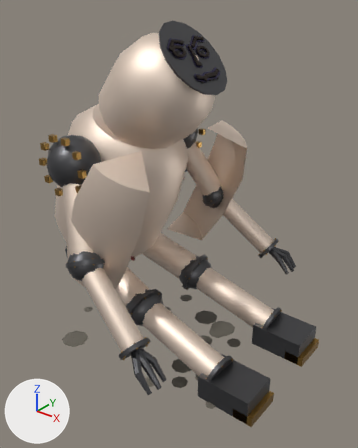
The glTF model LIMINAL V13/data/models/macchina_suit.glb, before and after one commit.
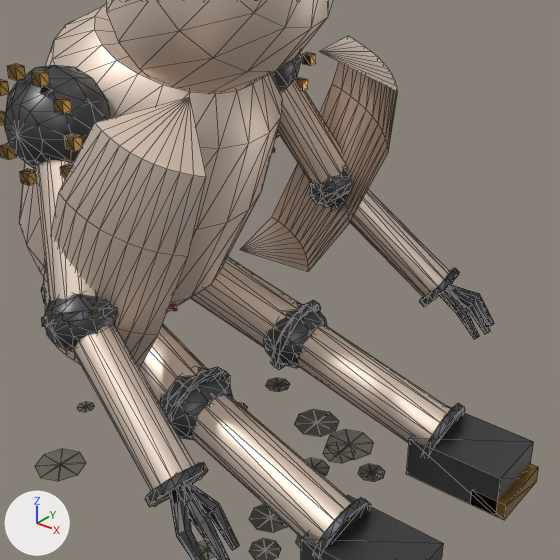
There are two pictures of each version: one whole from a 50 mm camera at (1.826, -1.447, 1.434) aimed at (0.682, -0.017, 0.547), one close up on the part from 12% to 92% of the width and 23% to 86% of the height. The lights are fixed; the arrows at lower left show +X, +Y and +Z. The older version's two pictures come first. The close-ups show mesh edges as thin lines. Vertices at exactly the same position are counted once.

Objects in the first close-up: 'teil0', 'teil10', 'teil14', 'teil5', 'teil6', 'teil7', 'teil8' and 2 more.
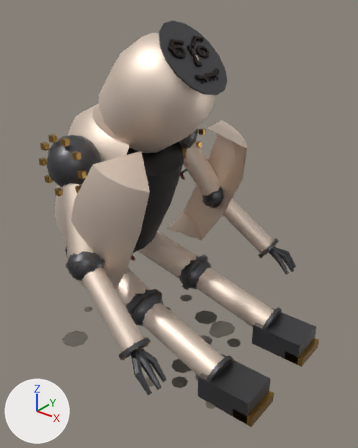
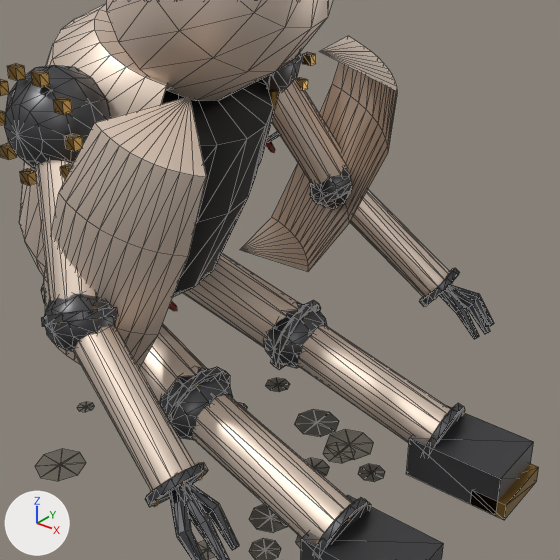
The change, as JSON lines over the scene's bpy script:
```json
{"block": "me_teil0", "where": "# used by ob_teil0; location = (0.0, 0.0, 0.0)"}
{"op": "remove", "block": "me_teil0", "code": "me_teil0.from_pydata(...)  # 255 vertices, 468 faces; spans x 0.013..0.789, y -0.43..0.43, z 0.266..1.272"}
{"op": "add", "block": "me_teil0", "code": "me_teil0.from_pydata(...)  # 255 vertices, 468 faces; spans x 0.012..0.789, y -0.43..0.43, z 0.298..1.272"}
{"block": "me_teil0", "change": "me_teil0 part 1: 95 of 255 vertices moved; they spanned x 0.013..0.646, y -0.27..0.241, z 0.266..0.994 and now span x 0.012..0.552, y -0.269..0.269, z 0.298..0.994; mean shift (-0.067, 0.026, 0.028); largest move (0.452, 0.241, 0.619) -> (0.486, -0.218, 0.605)"}
```

Location of each change, [x1, y1, x2, y2] in pixels of the close-ups (560 x 560 px; the box of a moved part takes in the faces that stretch with it):
```json
{"part": 1, "of": "me_teil0", "change": "moved or reshaped", "before": [19, 4, 283, 312], "after": [19, 3, 280, 277]}
{"object": "teil1", "change": "unchanged, uncovered by the edit", "after": [161, 79, 273, 297]}
```
